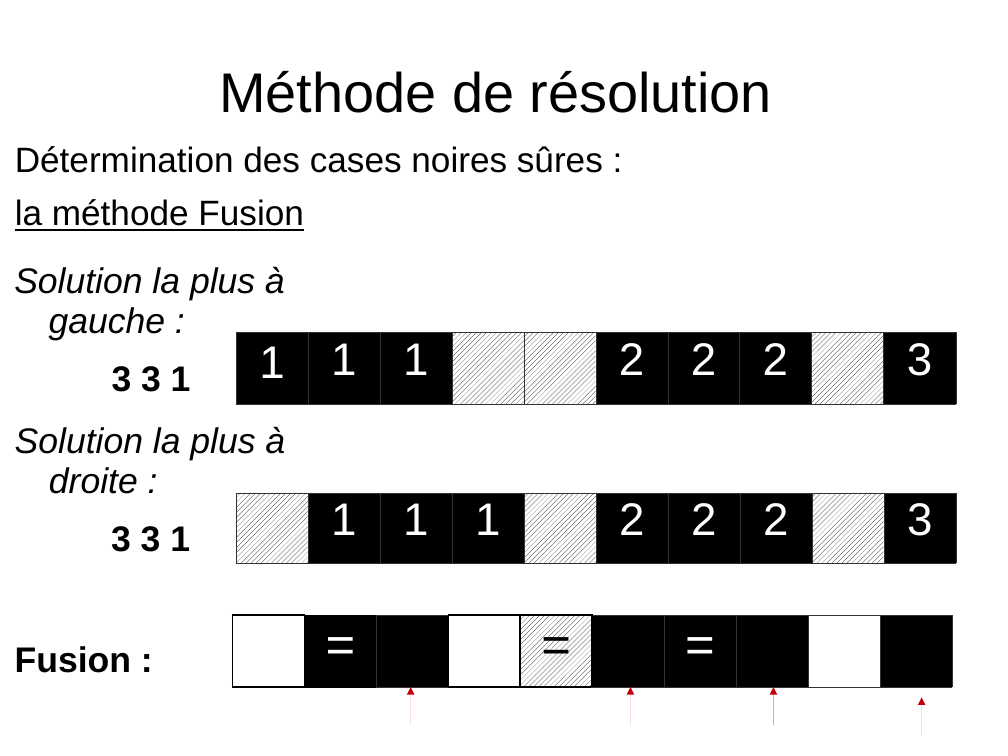
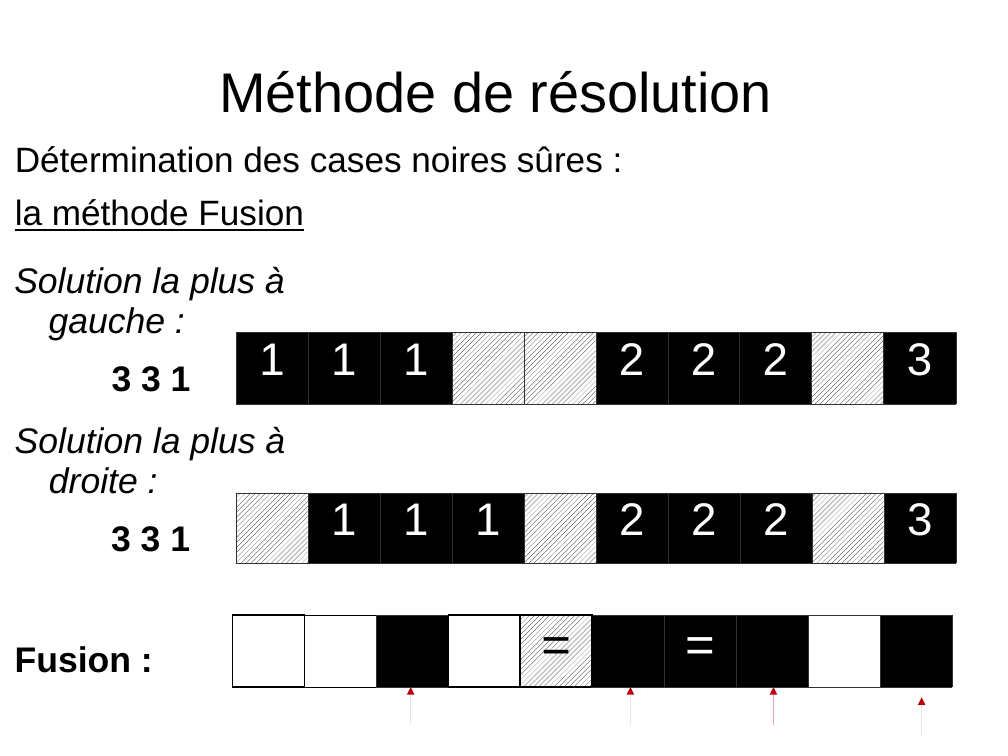
Before and after one commit to benaisc/Picross, a slide deck: slide 31 of Picross.odp. Drawn at 1008x756 pixels with LibreOffice and Linux fonts; fonts in the diff are those of the drawing. Boxes give left, top, right and bottom in pixels: in the first picture for what was removed or moved away, otherwise in the second. Text is boxed around its words. In the diff, an @@ line names an element or a change of style, - is before the commit and + after.

```diff
--- a/Picross.odp
+++ b/Picross.odp
@@ table at <box>236,332,959,404</box> @@
@@ line spacing 1 to 0.94 @@
@@ table at <box>232,616,955,688</box> @@
@@ fill #FFFFFF to none in 2 cells @@
@@ fill #000000 to none in row 1, column 2 @@
```
Also in this commit, not shown: 4 other slides changed, 3 slides added, 1 slide removed.
